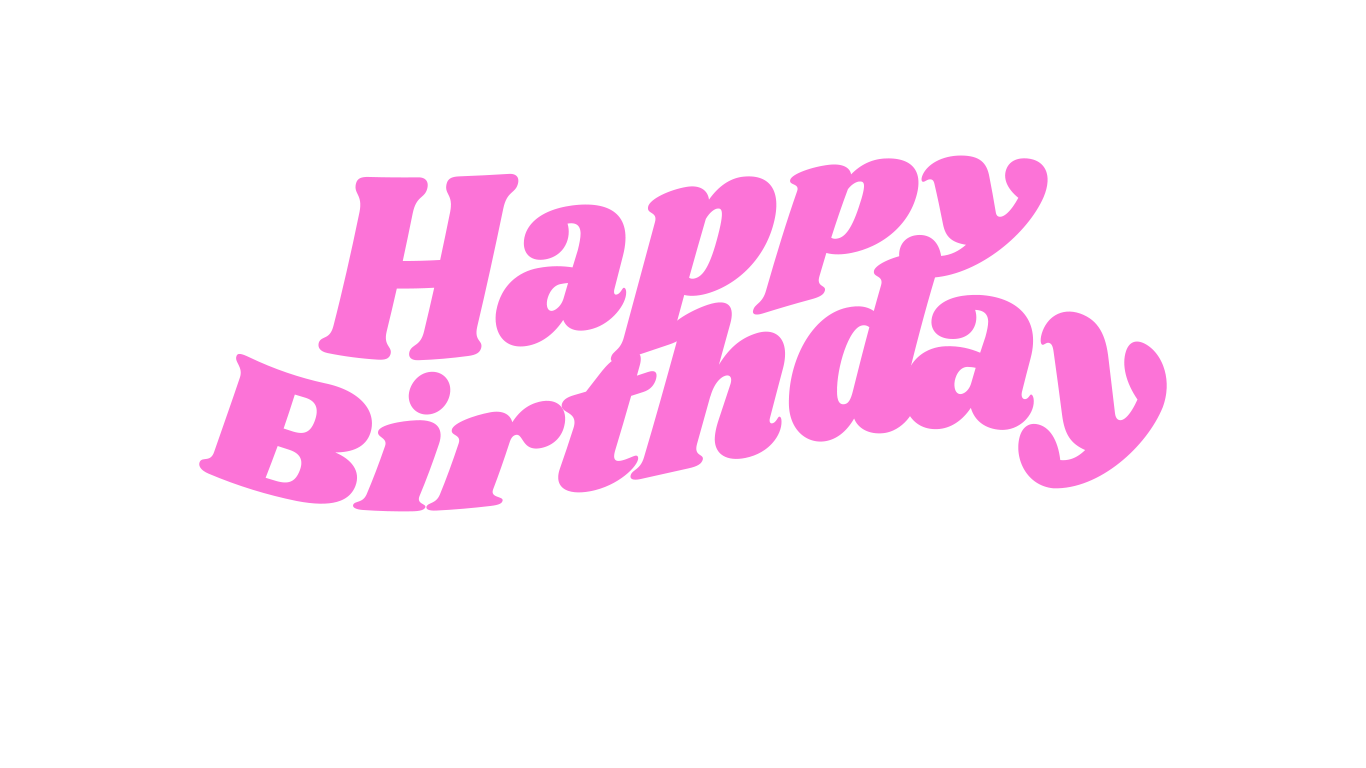
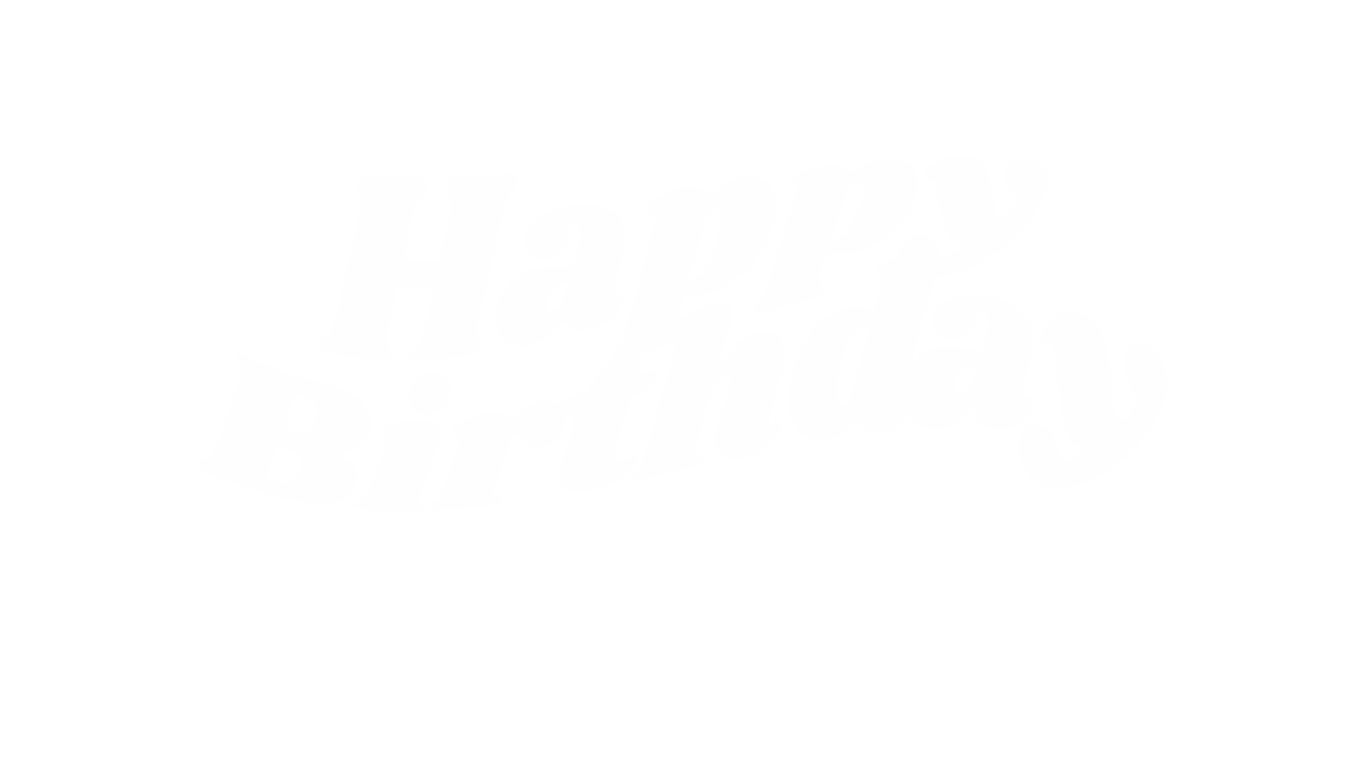
Revision of a layered 1366 x 768 image; what changed, layer by layer:
painted on "Happy Birthday" over (199, 155, 1167, 512)
